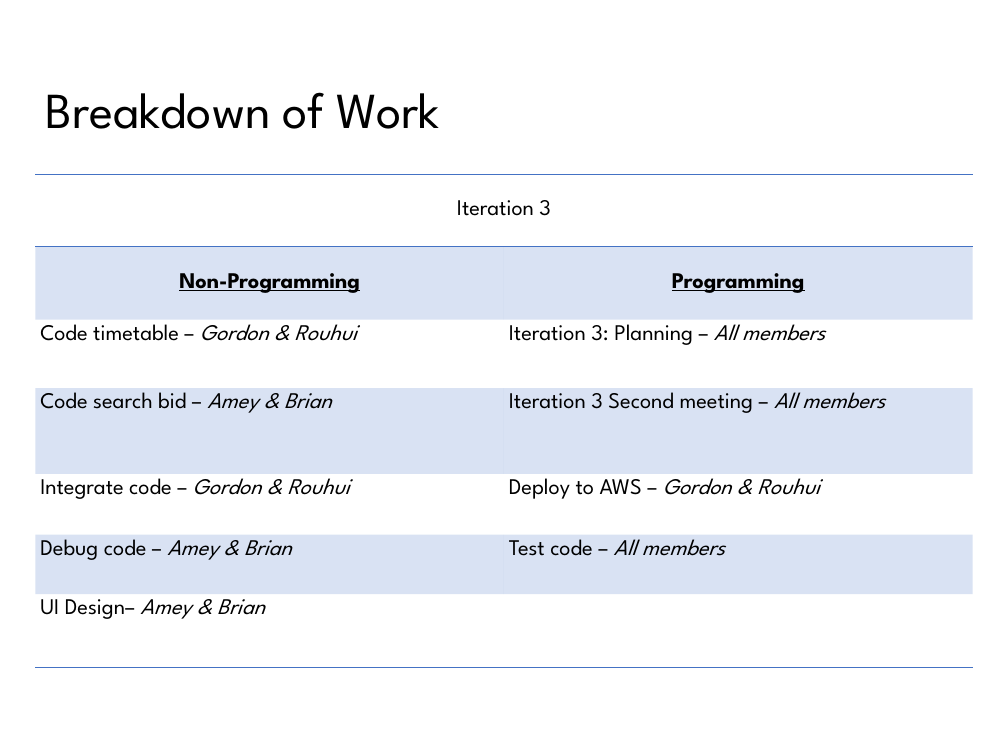
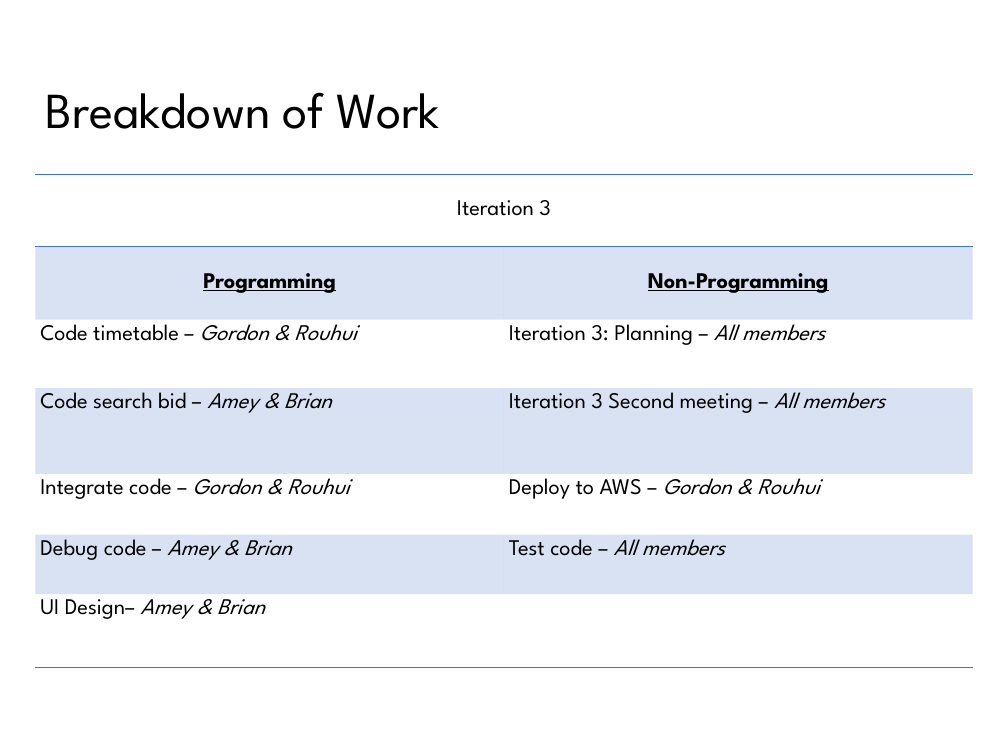
Before and after one commit to ameyrathi/SWE-Project, a slide deck: slide 9 of presentations/SPM Final Presentation (G3-T4).pptx. Drawn at 1008x756 pixels with LibreOffice and Linux fonts; fonts in the diff are those of the drawing. Boxes give left, top, right and bottom in pixels: in the first picture for what was removed or moved away, otherwise in the second. Text is boxed around its words. In the diff, an @@ line names an element or a change of style, - is before the commit and + after.

Commit message:
Finalise Presentation Slides

```diff
--- a/presentations/SPM Final Presentation (G3-T4).pptx
+++ b/presentations/SPM Final Presentation (G3-T4).pptx
@@ table at [35, 174, 973, 667] @@
-row 2, column 1: Non-Programming
+row 2, column 1: Programming
-row 2, column 2: Programming
+row 2, column 2: Non-Programming
```
